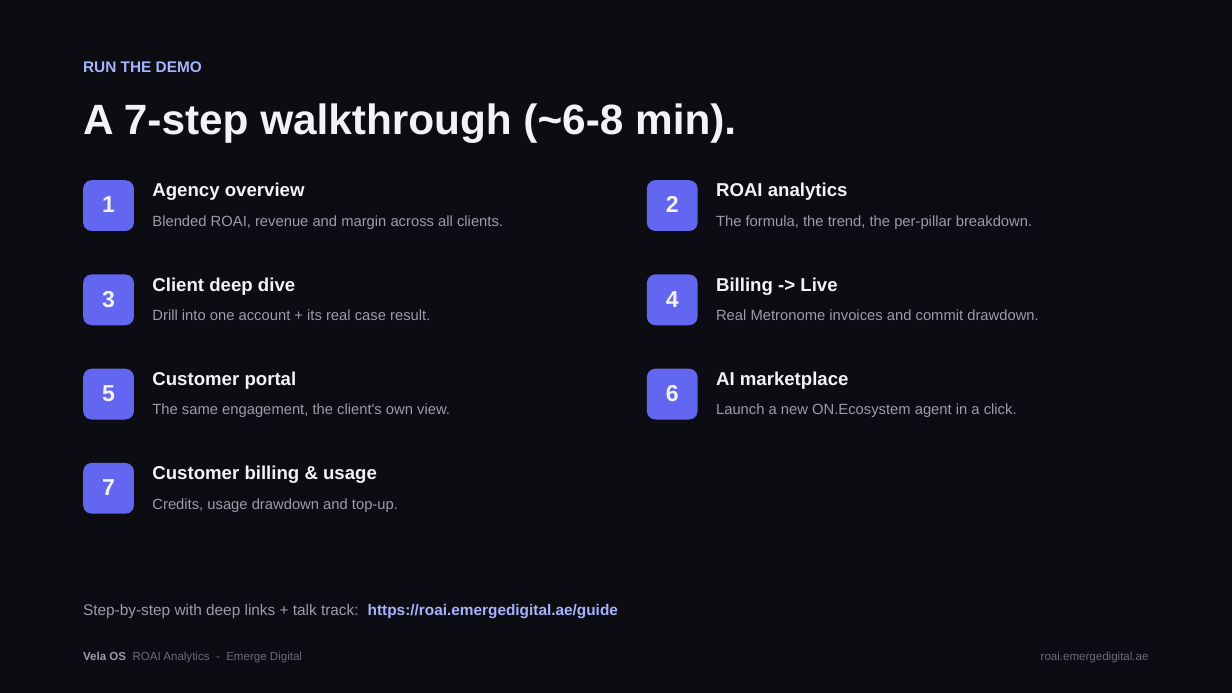
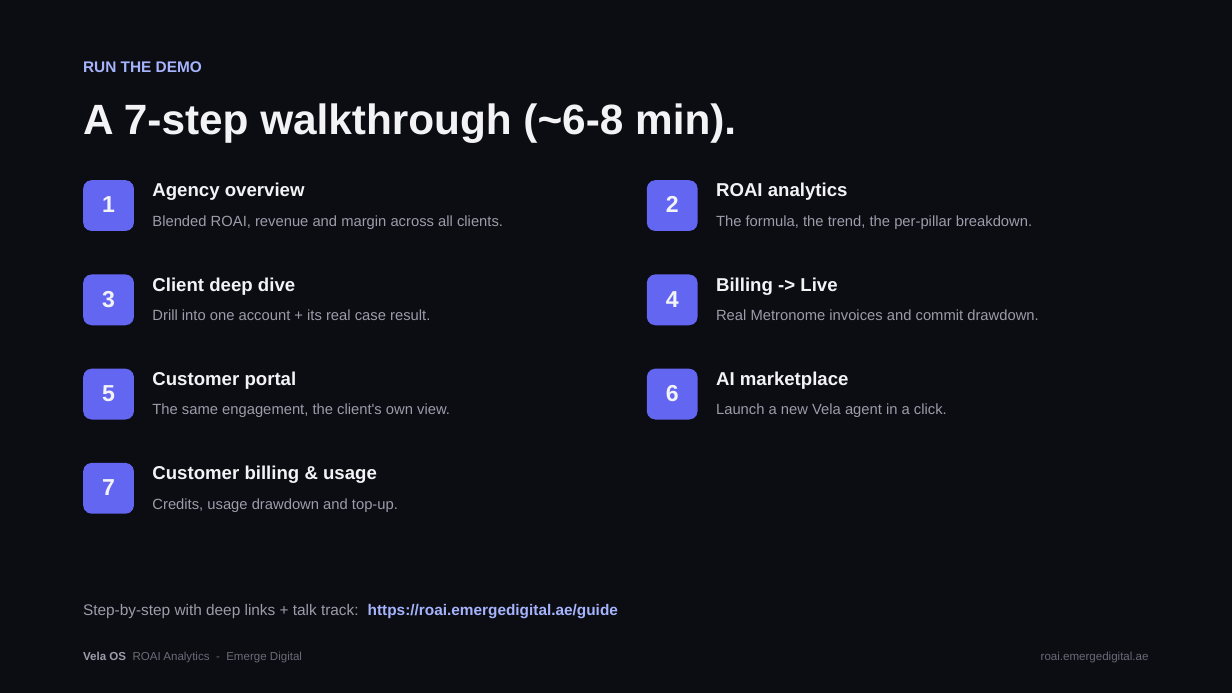
Before and after one commit to emergedigital2024/vela-os-roai, a slide deck: slide 8 of public/downloads/Vela-OS-Demo-Deck.pptx. Drawn at 1232x693 pixels with LibreOffice and Linux fonts; fonts in the diff are those of the drawing. Boxes give left, top, right and bottom in pixels: in the first picture for what was removed or moved away, otherwise in the second. Text is boxed around its words. In the diff, an @@ line names an element or a change of style, - is before the commit and + after.

```diff
--- a/public/downloads/Vela-OS-Demo-Deck.pptx
+++ b/public/downloads/Vela-OS-Demo-Deck.pptx
@@ text at (716,403,947,417): text changed @@
-Launch a new ON.Ecosystem agent in a click.
+Launch a new Vela agent in a click.
```
Also in this commit, not shown: 2 other slides changed, 5 other files.
